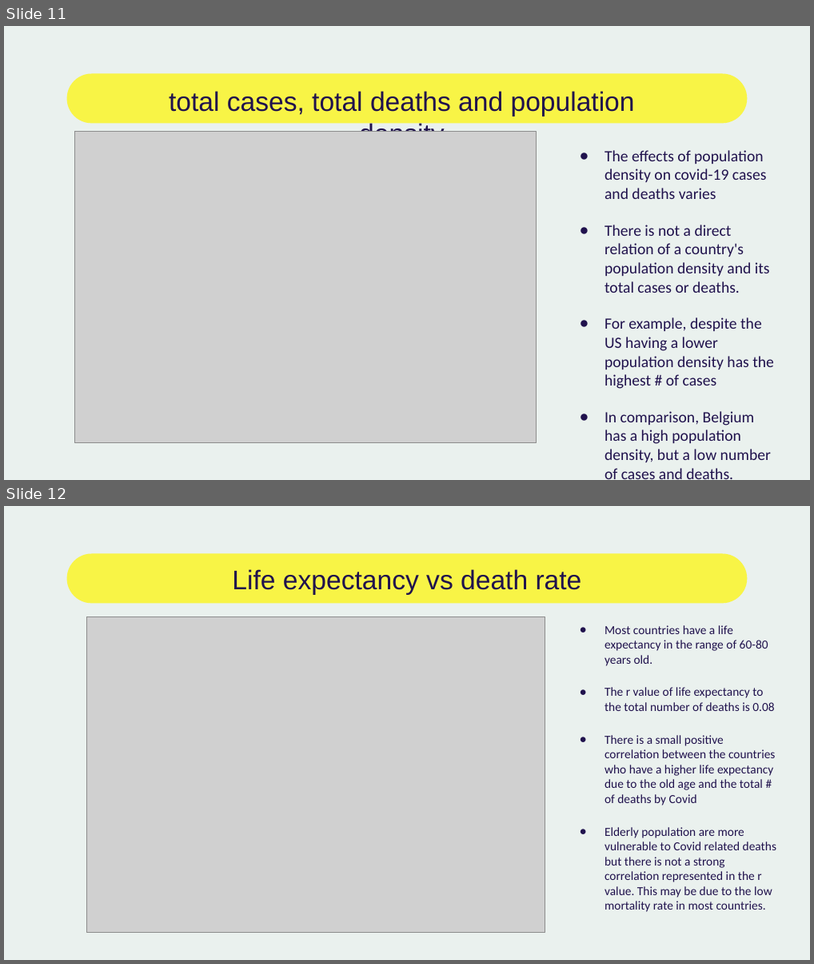
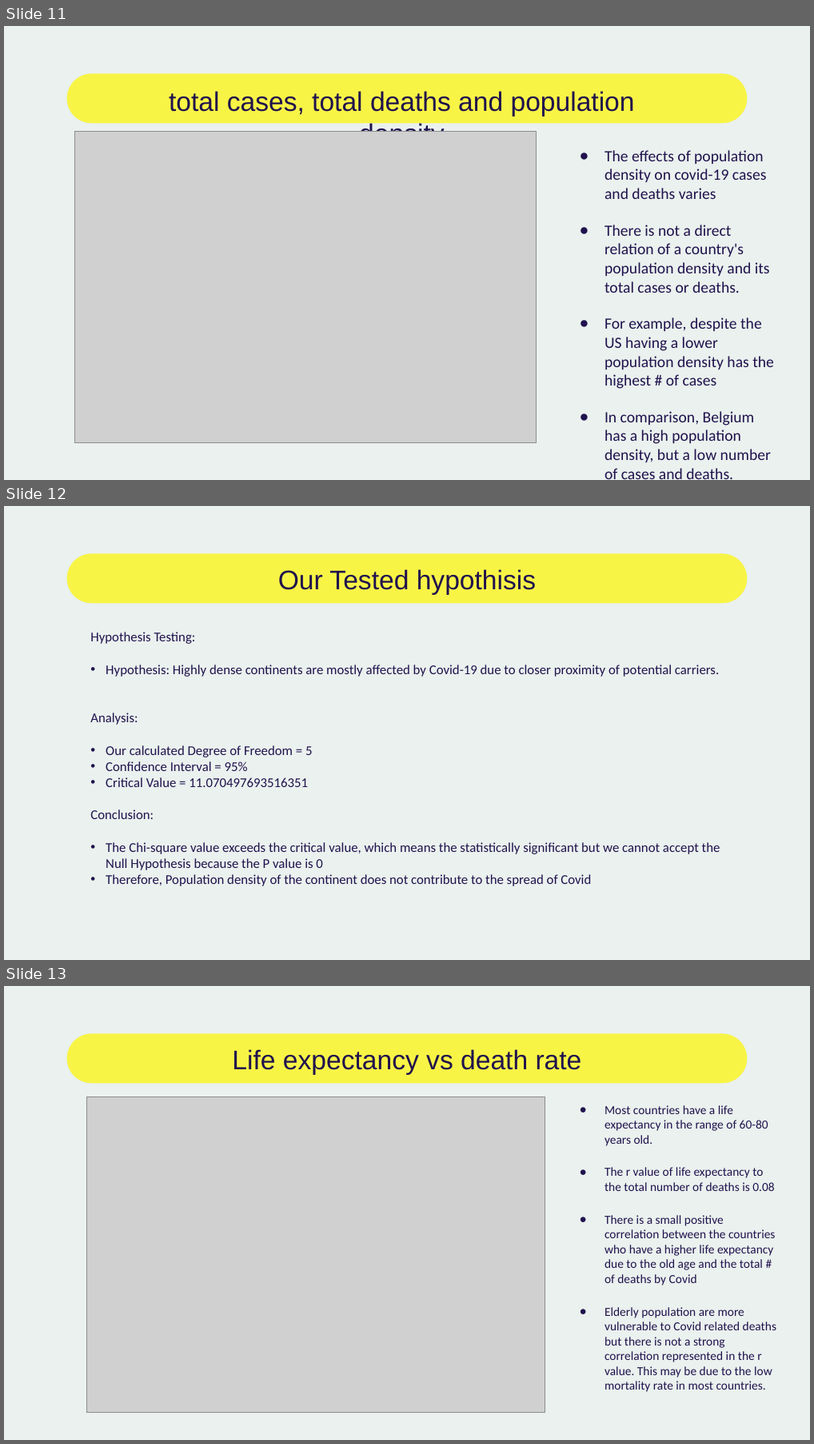
Before and after one commit to jjjdewan/ucb-data-visualization-msgrp-project1-covid-19, a slide deck: presentation_covid19-final.pptx. Shown one above the other, each under a label of ours: slides 11 and 12 before the commit, slides 11, 12 and 13 after it. The pictures are 814x964 and 814x1444 pixels, drawn with LibreOffice and Linux fonts; fonts in the diff are those of the drawing; grey boxes stand for pictures. Boxes give left, top, right and bottom in pixels: in the first picture for what was removed or moved away, otherwise in the second. Text is boxed around its words. In the diff, an @@ line names an element or a change of style, - is before the commit and + after.

Commit message:
Add files via upload
Final Final Final changes

```diff
--- a/presentation_covid19-final.pptx
+++ b/presentation_covid19-final.pptx
@@ slide 12 added at bbox=[4, 506, 810, 960], background #EAF1EE; not listed: 1 template element that a slide beside it also shows @@
@@ title added at bbox=[278, 569, 536, 595], 24 pt, text #20124D @@
+Our Tested hypothisis
@@ text added at bbox=[90, 632, 721, 886], 12 pt, text #20124D @@
+Hypothesis Testing:
+• Hypothesis: Highly dense continents are mostly affected by Covid-19 due to closer proximity of potential carriers.
+Analysis:
+• Our calculated Degree of Freedom = 5
+• Confidence Interval = 95%
+• Critical Value = 11.070497693516351
+Conclusion:
+• The Chi-square value exceeds the critical value, which means the statistically significant but we cannot accept the Null Hypothesis because the P value is 0
+• Therefore, Population density of the continent does not contribute to the spread of Covid
@@ what was slide 12 is now slide 13 @@
```
